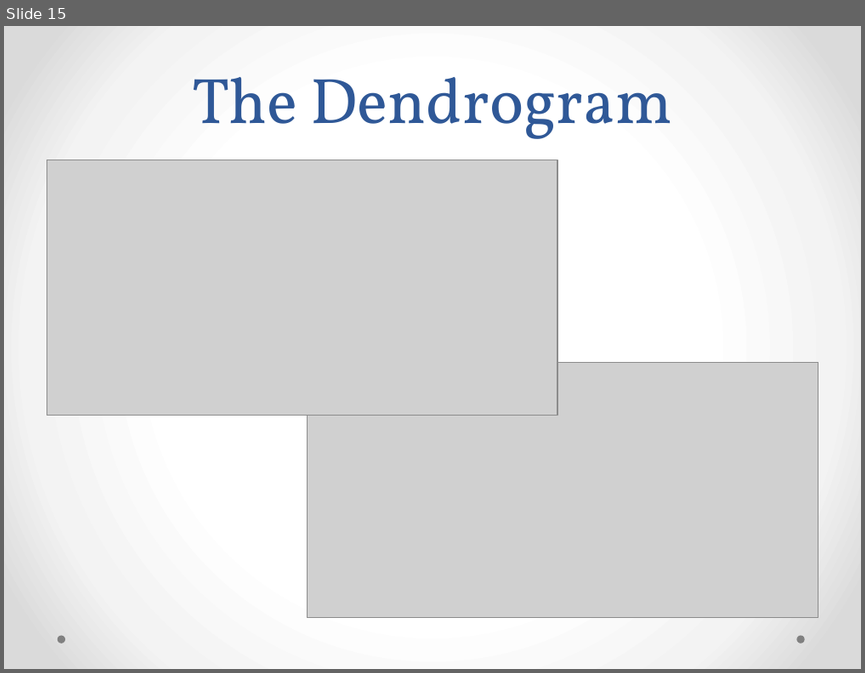
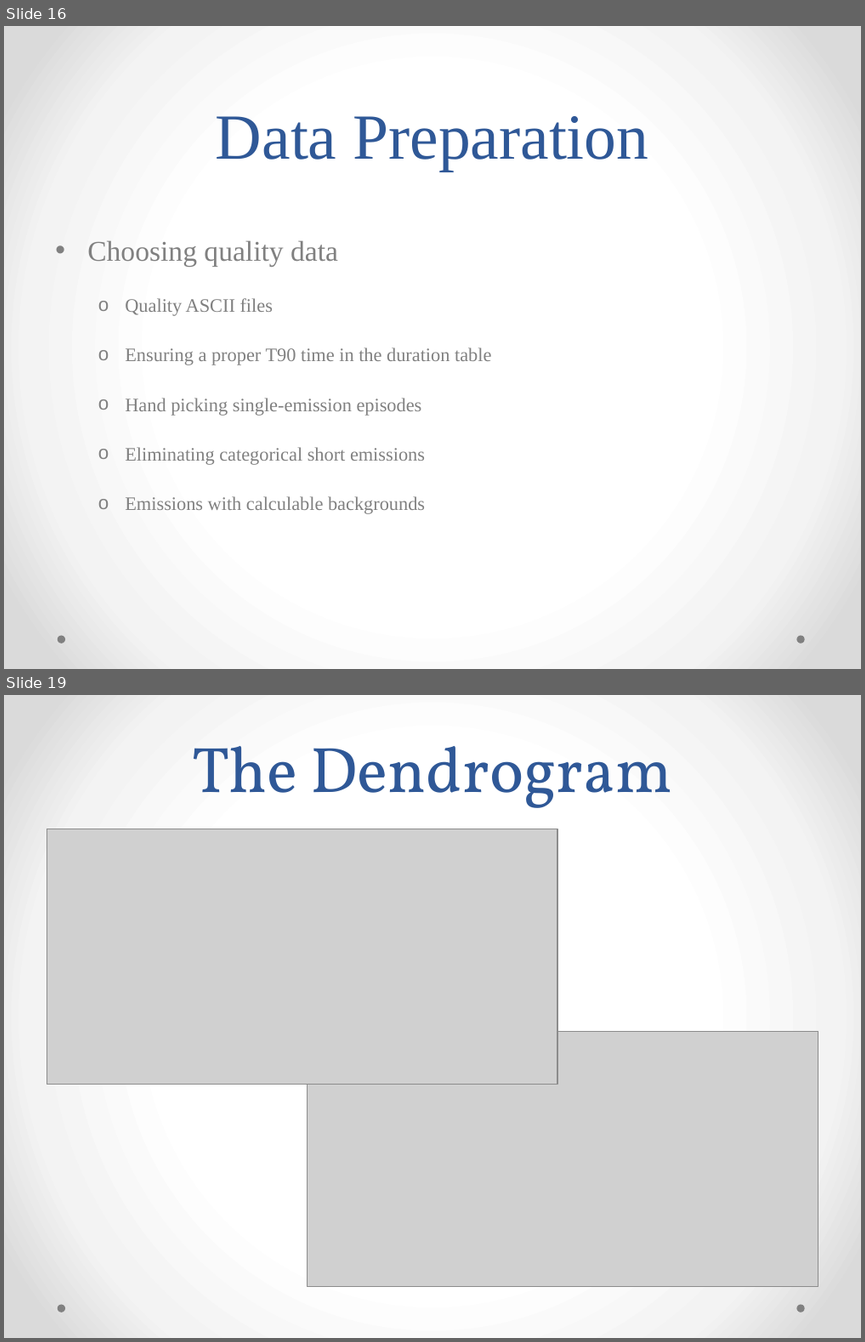
Before and after one commit to twcannon/MastersThesis, a slide deck: Paper/MastersPresentation.pptx. Shown one above the other, each under a label of ours: slide 15 before the commit, slides 16 and 19 after it; the slides between them are not shown. The pictures are 865x673 and 865x1342 pixels, drawn with LibreOffice and Linux fonts; fonts in the diff are those of the drawing; grey boxes stand for pictures. Boxes give left, top, right and bottom in pixels: in the first picture for what was removed or moved away, otherwise in the second. Text is boxed around its words. In the diff, an @@ line names an element or a change of style, - is before the commit and + after.

```diff
--- a/Paper/MastersPresentation.pptx
+++ b/Paper/MastersPresentation.pptx
@@ slide 16 added at (4,26,861,669), background gradient #FFFFFF to #F4F4F4 to #DADADA; not listed: 2 template elements that a slide beside it also shows @@
@@ title added at (216,116,648,171), 54 pt, text #2F5897 @@
+Data Preparation
@@ text added at (87,240,491,514), 16 pt, text #808080 @@
+• Choosing quality data
+  o Quality ASCII files
+  o Ensuring a proper T90 time in the duration table
+  o Hand picking single-emission episodes
+  o Eliminating categorical short emissions
+  o Emissions with calculable backgrounds
@@ what was slide 15 is now slide 19 @@
```
Also in this commit, not shown: 17 slides changed, 5 other slides added, 2 slides removed, 12 other files.
